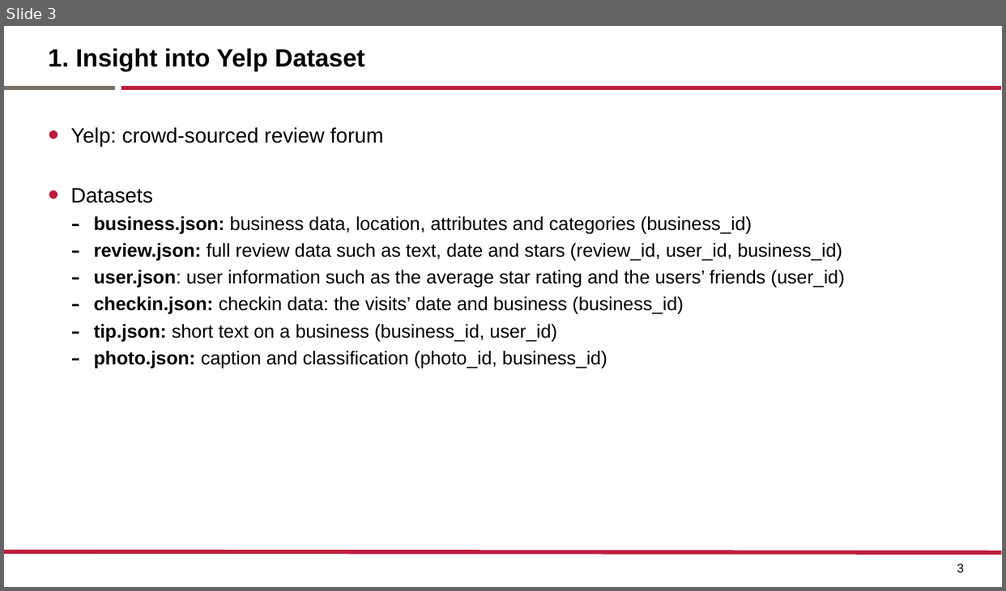
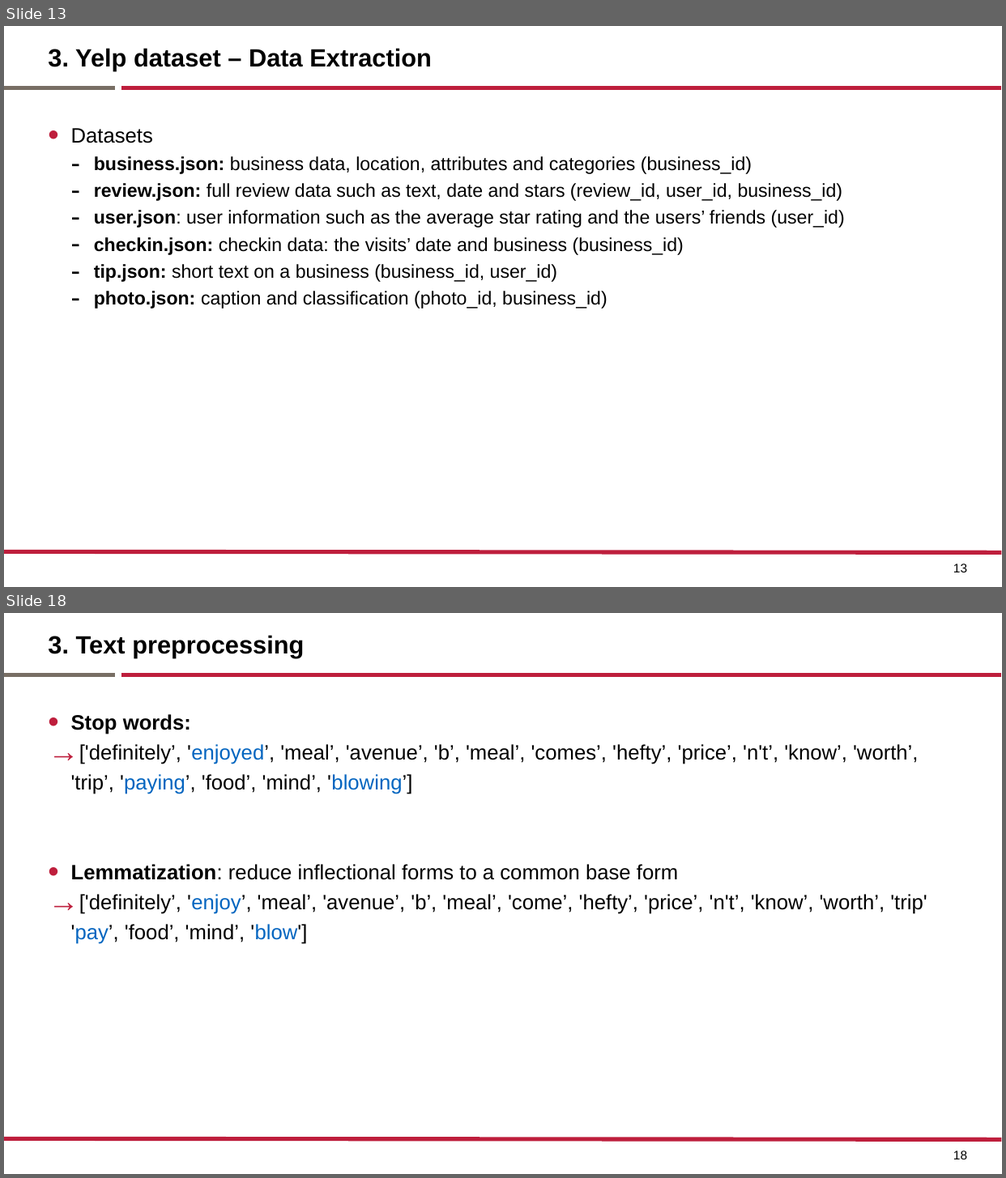
Before and after one commit to elviraPupka-Lipinski/Yelp_Analyzer, a slide deck: Presentation.pptx. Shown one above the other, each under a label of ours: slide 3 before the commit, slides 13 and 18 after it; the slides between them are not shown. The pictures are 1006x591 and 1006x1178 pixels, drawn with LibreOffice and Linux fonts; fonts in the diff are those of the drawing. Boxes give left, top, right and bottom in pixels: in the first picture for what was removed or moved away, otherwise in the second. Text is boxed around its words. In the diff, an @@ line names an element or a change of style, - is before the commit and + after.

```diff
--- a/Presentation.pptx
+++ b/Presentation.pptx
@@ slide 18 added at <box>4,613,1002,1174</box>, background #FFFFFF; not listed: 3 template elements that a slide beside it also shows @@
@@ title added at <box>48,635,304,658</box>, 24 pt, text #000000, bold @@
+3. Text preprocessing
@@ text added at <box>71,714,927,944</box>, 20 pt, text #000000 @@
+• Stop words:
+→ ['definitely’, 'enjoyed’, 'meal’, 'avenue’, 'b’, 'meal’, 'comes’, 'hefty’, 'price’, 'n't’, 'know’, 'worth’, 'trip’, 'paying’, 'food’, 'mind’, 'blowing’]
+• Lemmatization: reduce inflectional forms to a common base form
+→ ['definitely’, 'enjoy’, 'meal’, 'avenue’, 'b’, 'meal’, 'come’, 'hefty’, 'price’, 'n't’, 'know’, 'worth’, 'trip' 'pay’, 'food’, 'mind’, 'blow']
@@ page number added at <box>953,1151,967,1160</box>, 12 pt, text #000000 @@
+18
@@ what was slide 3 is now slide 13 @@
@@ slide 13 changed as well @@
@@ title at <box>48,48,432,71</box>: text changed @@
-1. Insight into Yelp Dataset
+3. Yelp dataset – Data Extraction
@@ text at <box>71,127,384,148</box>: paragraph removed @@
-• Yelp: crowd-sourced review forum
@@ page number at <box>953,564,967,573</box>: text changed @@
-3
+13
```
Also in this commit, not shown: 7 other slides changed, 29 other slides added, 4 slides removed, 4 other files.
